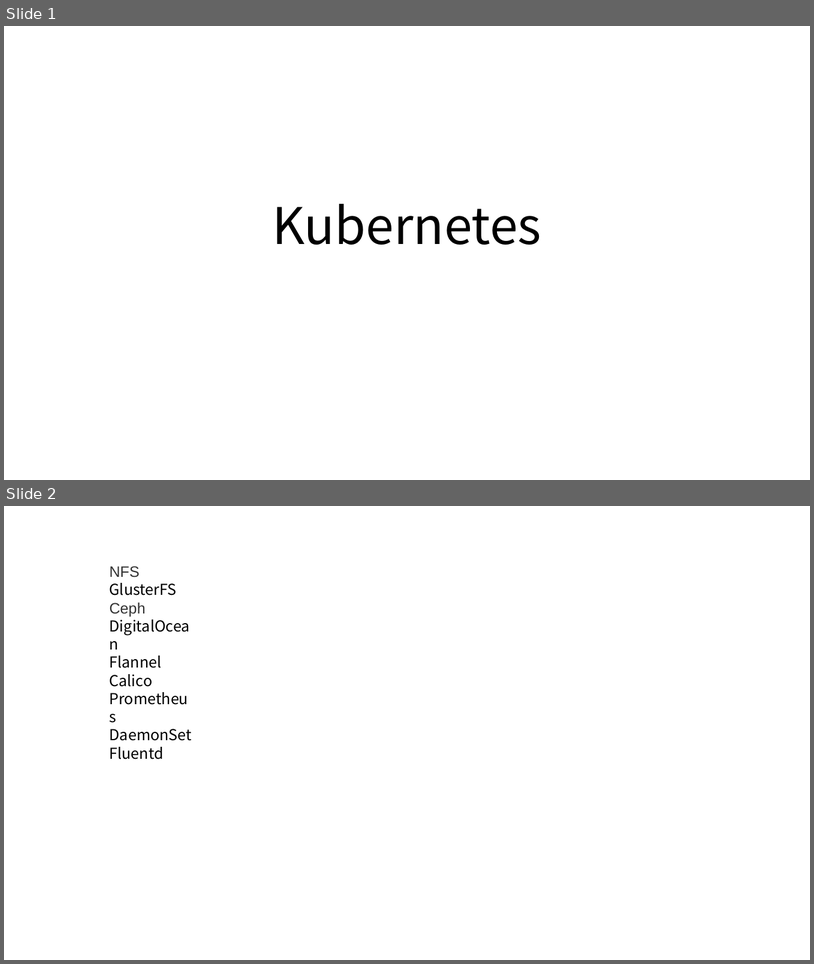
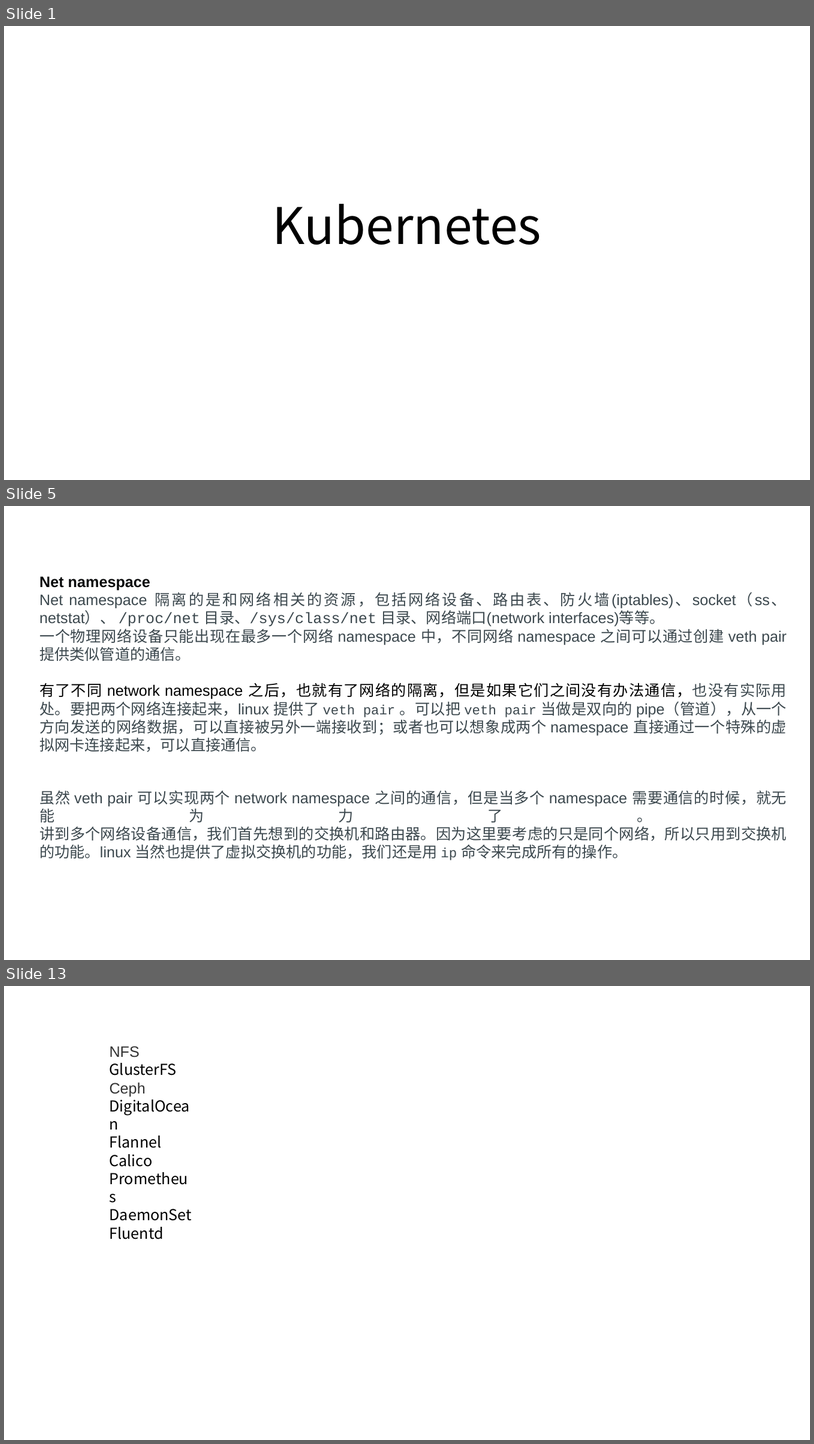
Before and after one commit to axzxs2001/Asp.NetCoreExperiment, a slide deck: Asp.NetCoreExperiment/kubernetes/kubernetes.pptx. Shown one above the other, each under a label of ours: slides 1 and 2 before the commit, slides 1, 5 and 13 after it; the slides between them are not shown. The pictures are 814x964 and 814x1444 pixels, drawn with LibreOffice and Linux fonts; fonts in the diff are those of the drawing. Boxes give left, top, right and bottom in pixels: in the first picture for what was removed or moved away, otherwise in the second. Text is boxed around its words. In the diff, an @@ line names an element or a change of style, - is before the commit and + after.

Commit message:
kubernets ppt 容器实现的原理。

```diff
--- a/Asp.NetCoreExperiment/kubernetes/kubernetes.pptx
+++ b/Asp.NetCoreExperiment/kubernetes/kubernetes.pptx
@@ slide 5 added at [4, 506, 810, 960], background #FFFFFF @@
@@ text added at [39, 576, 787, 860], 18 pt, text #3C484E @@
+Net namespace
+Net namespace 隔离的是和网络相关的资源，包括网络设备、路由表、防火墙(iptables)、socket（ss、netstat）、 /proc/net 目录、/sys/class/net 目录、网络端口(network interfaces)等等。
+一个物理网络设备只能出现在最多一个网络 namespace 中，不同网络 namespace 之间可以通过创建 veth pair 提供类似管道的通信。
+有了不同 network namespace 之后，也就有了网络的隔离，但是如果它们之间没有办法通信，也没有实际用处。要把两个网络连接起来，linux 提供了 veth pair 。可以把 veth pair 当做是双向的 pipe（管道），从一个方向发送的网络数据，可以直接被另外一端接收到；或者也可以想象成两个 namespace 直接通过一个特殊的虚拟网卡连接起来，可以直接通信。
+虽然 veth pair 可以实现两个 network namespace 之间的通信，但是当多个 namespace 需要通信的时候，就无能为力了。
+讲到多个网络设备通信，我们首先想到的交换机和路由器。因为这里要考虑的只是同个网络，所以只用到交换机的功能。linux 当然也提供了虚拟交换机的功能，我们还是用 ip 命令来完成所有的操作。
@@ what was slide 2 is now slide 13 @@
```
Also in this commit, not shown: 10 other slides added.
